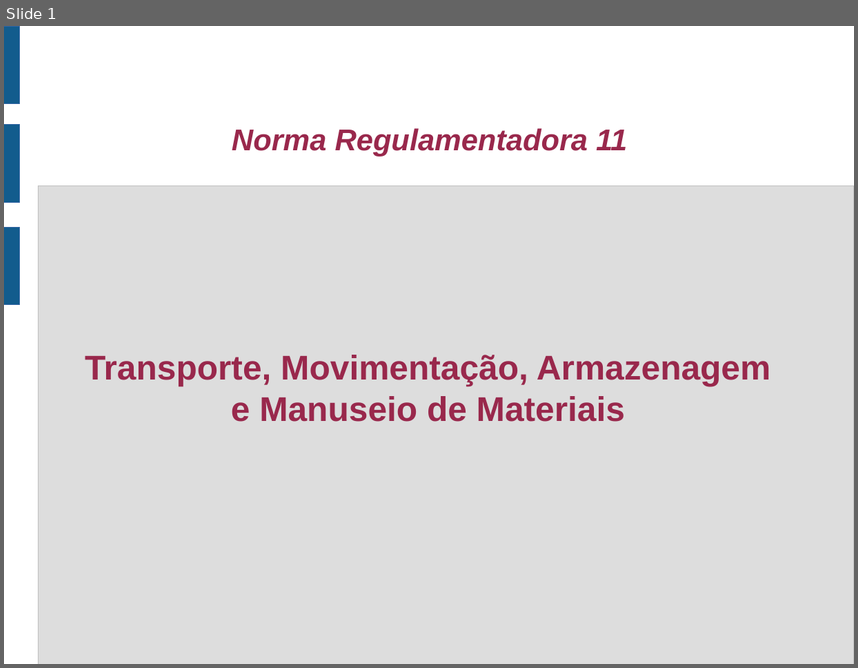
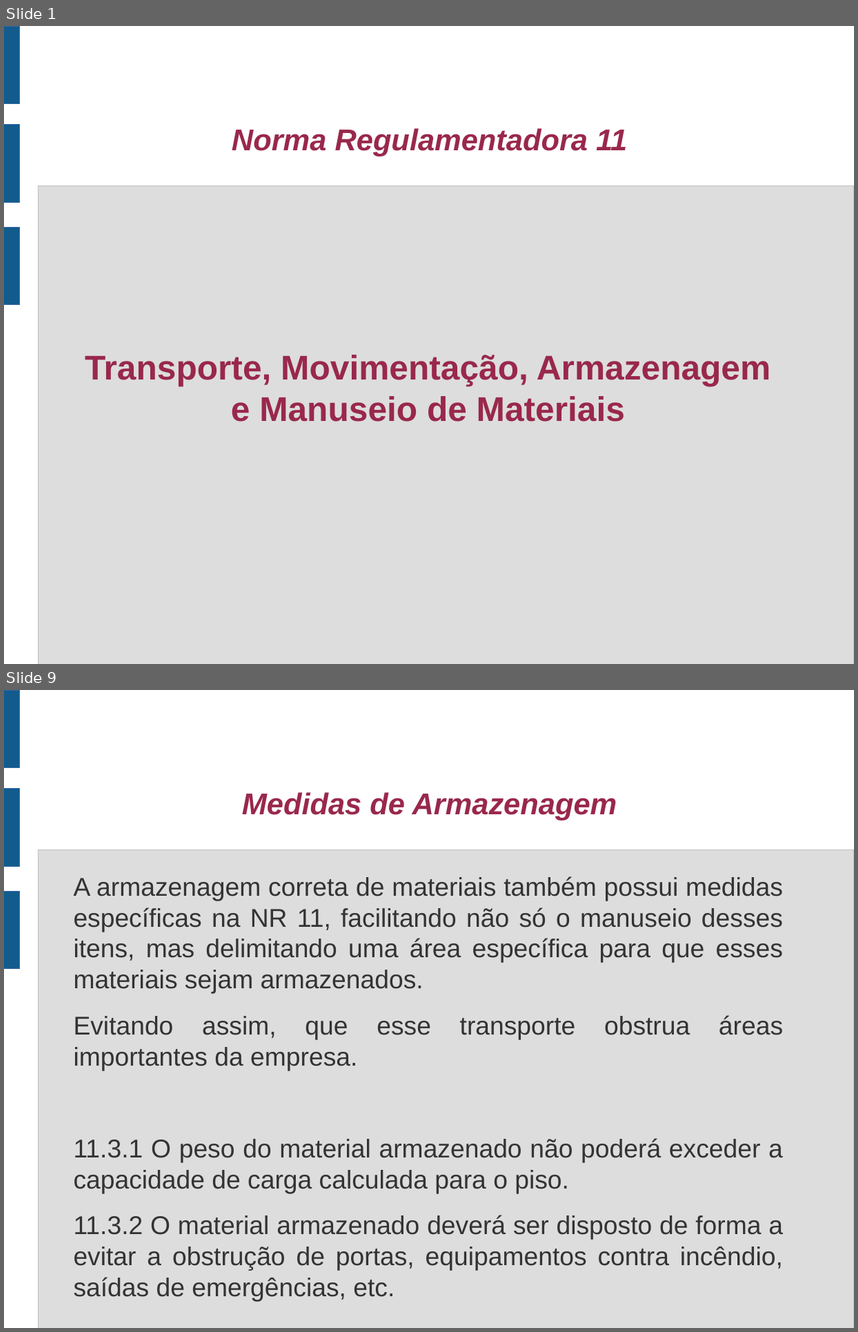
Before and after one commit to jharbes/SEGURANCA-INDUSTRIAL, a slide deck: material_NR11/apresentacaoNR11.odp. Shown one above the other, each under a label of ours: slide 1 before the commit, slides 1 and 9 after it; the slides between them are not shown. The pictures are 858x668 and 858x1332 pixels, drawn with LibreOffice and Linux fonts; fonts in the diff are those of the drawing. Boxes give left, top, right and bottom in pixels: in the first picture for what was removed or moved away, otherwise in the second. Text is boxed around its words. In the diff, an @@ line names an element or a change of style, - is before the commit and + after.

```diff
--- a/material_NR11/apresentacaoNR11.odp
+++ b/material_NR11/apresentacaoNR11.odp
@@ slide 9 added at bbox=[4, 690, 854, 1328], background #FFFFFF; not listed: 4 template elements that a slide beside it also shows @@
@@ title added at bbox=[242, 792, 617, 820], 28 pt, text #99284C, bold, italic @@
+Medidas de Armazenagem
@@ text added at bbox=[74, 876, 783, 1270], 24 pt, text #333333 @@
+A armazenagem correta de materiais também possui medidas específicas na NR 11, facilitando não só o manuseio desses itens, mas delimitando uma área específica para que esses materiais sejam armazenados.
+Evitando assim, que esse transporte obstrua áreas importantes da empresa.
+11.3.1 O peso do material armazenado não poderá exceder a capacidade de carga calculada para o piso.
+11.3.2 O material armazenado deverá ser disposto de forma a evitar a obstrução de portas, equipamentos contra incêndio, saídas de emergências, etc.
```
Also in this commit, not shown: 3 slides changed, 11 other slides added, 5 slides removed, 2 other files.
